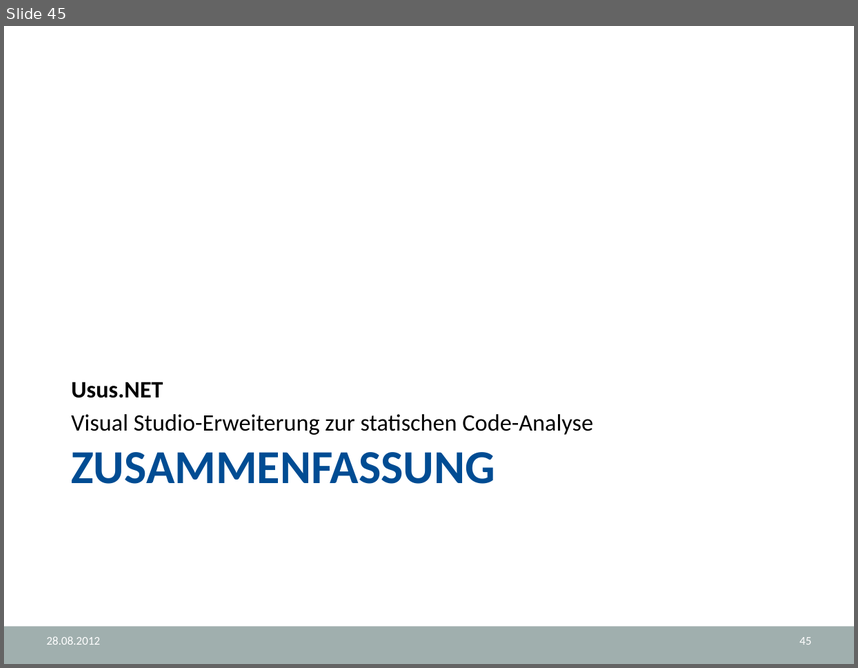
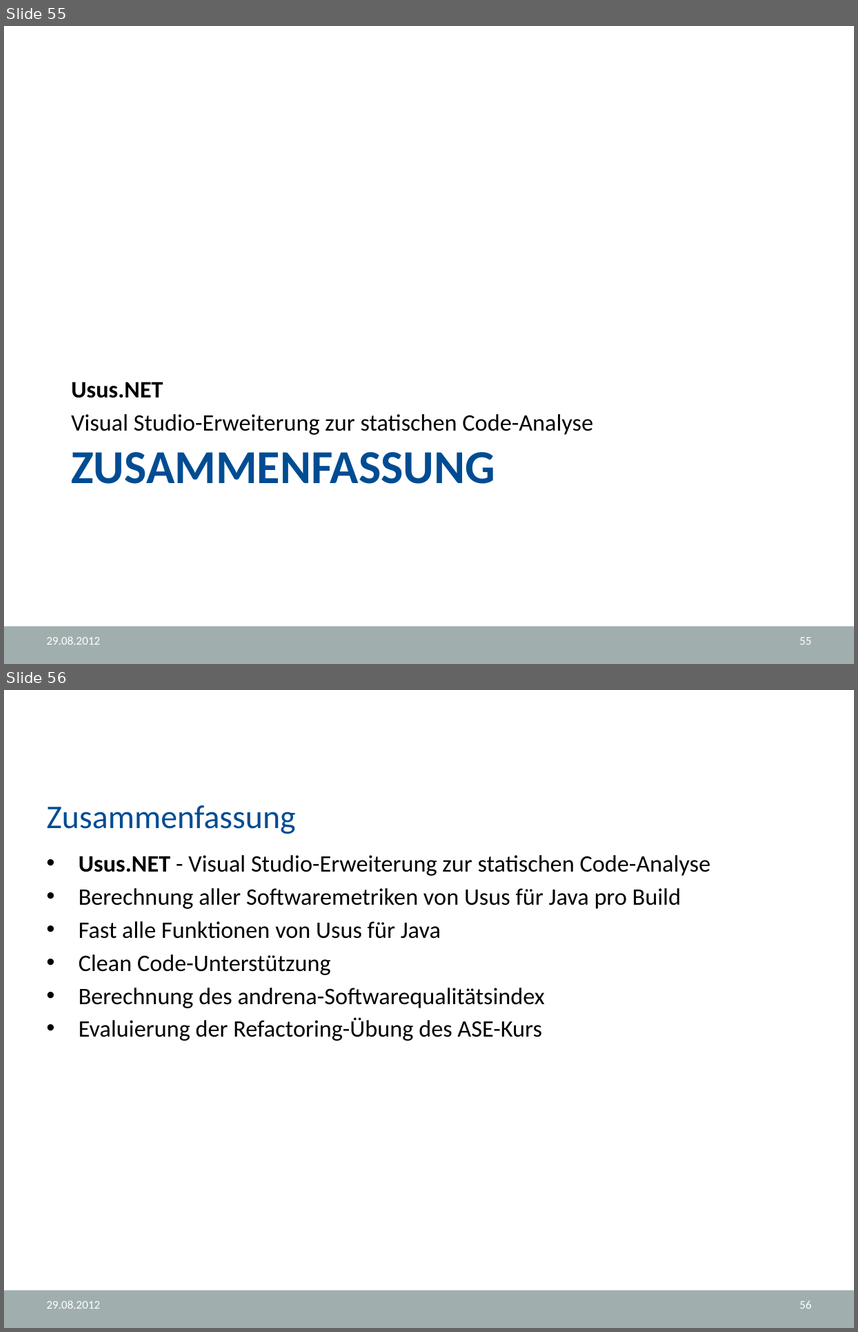
Before and after one commit to halllo/MTSS12, a slide deck: text/Usus.NET.pptx. Shown one above the other, each under a label of ours: slide 45 before the commit, slides 55 and 56 after it. The pictures are 858x668 and 858x1332 pixels, drawn with LibreOffice and Linux fonts; fonts in the diff are those of the drawing; background and template pictures are left out. Boxes give left, top, right and bottom in pixels: in the first picture for what was removed or moved away, otherwise in the second. Text is boxed around its words. In the diff, an @@ line names an element or a change of style, - is before the commit and + after.

```diff
--- a/text/Usus.NET.pptx
+++ b/text/Usus.NET.pptx
@@ slide 56 added at (4, 690, 854, 1328), background #FFFFFF; not listed: 1 template element that a slide beside it also shows @@
@@ title added at (47, 805, 296, 834), 28 pt, text #004C93 @@
+Zusammenfassung
@@ text added at (79, 855, 711, 1041), 20 pt, text #000000 @@
+• Usus.NET - Visual Studio-Erweiterung zur statischen Code-Analyse
+• Berechnung aller Softwaremetriken von Usus für Java pro Build
+• Fast alle Funktionen von Usus für Java
+• Clean Code-Unterstützung
+• Berechnung des andrena-Softwarequalitätsindex
+• Evaluierung der Refactoring-Übung des ASE-Kurs
@@ text added at (47, 1300, 101, 1308), 10 pt, text #FFFFFF @@
+29.08.2012
@@ page number added at (800, 1300, 811, 1308), 10 pt, text #FFFFFF @@
+56
@@ what was slide 45 is now slide 55 @@
@@ slide 55 changed as well @@
@@ text at (47, 636, 101, 644): text changed @@
-28.08.2012
+29.08.2012
@@ page number at (800, 637, 811, 644): text changed @@
-45
+55
```
Also in this commit, not shown: 44 other slides changed, 11 other slides added.
